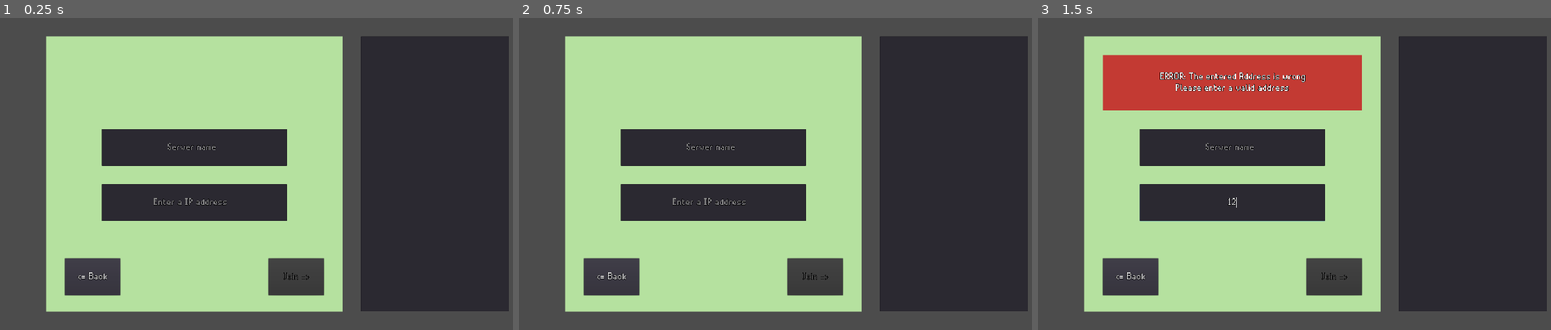
Above: before the commit, frames 1-3 (left to right).
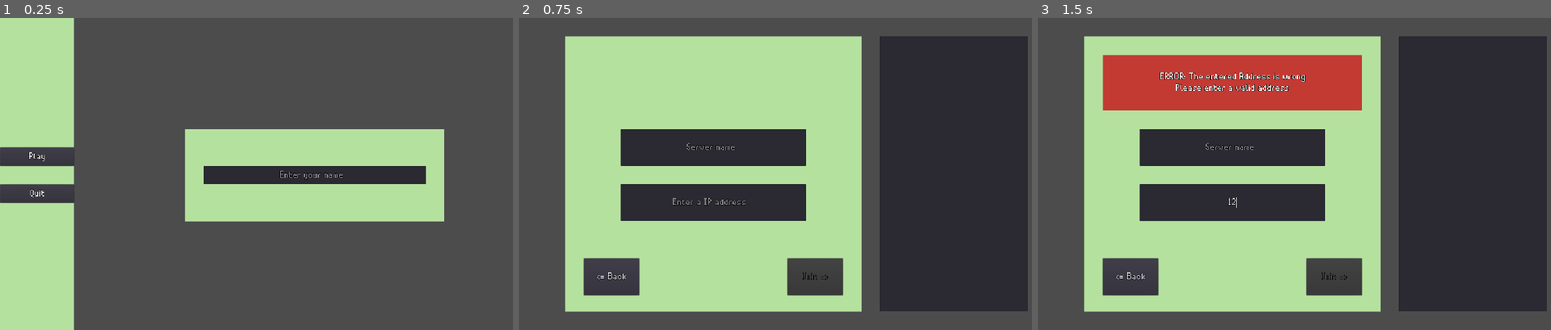
Above: after the commit, the same moments.

Repository: YoAMIOT/Boattle
Game: Godot game, scene res://scenes/UI/MainMenu.tscn
Two runs of this game, one before a commit and one after it. Both use one fixed random seed, a clock stepped at 60 frames per second and the inputs below.
Inputs (mouse positions are in pixels of both pictures, inside the frame that each line leads up to):
- Up to frame 1 (0.25 s): no input
- Up to frame 2 (0.75 s): click (554, 155) at 0.5 s, where only the run after the commit has a clickable "Play"
- Up to frame 3 (1.5 s): click (1232, 202) at 1.27 s; type "12" at 1.35 s

The runs differ from the first frame. In frame 1, 77% of the frame differs, in the area x 0-100%, y 0-100%; in frame 2, nothing differs; in frame 3, nothing differs.

Commit message:
Server List is now showing saved servers

Diff:
--- a/Boattle/scenes/UI/MainMenu.tscn
+++ b/Boattle/scenes/UI/MainMenu.tscn
@@ -28,7 +28,6 @@
 }
 
 [node name="Menu" type="Control" parent="."]
-visible = false
 anchor_right = 1.0
 anchor_bottom = 1.0
 __meta__ = {
@@ -90,6 +89,7 @@
 }
 
 [node name="ServerMenu" type="Control" parent="."]
+visible = false
 anchor_right = 1.0
 anchor_bottom = 1.0
 __meta__ = {
@@ -205,7 +205,7 @@
 "_edit_use_anchors_": false
 }
 
-[node name="Server List" type="ItemList" parent="ServerMenu"]
+[node name="ServerList" type="ItemList" parent="ServerMenu"]
 anchor_right = 1.0
 anchor_bottom = 1.0
 margin_left = 1248.0
@@ -281,7 +281,7 @@
 position = Vector2( 960, 576 )
 scale = Vector2( 85.3333, 85.3333 )
 frames = SubResource( 1 )
-frame = 2
+frame = 7
 playing = true
 
 [node name="SuccessTimer" type="Timer" parent="Connecting"]
--- a/Boattle/scripts/MainMenu.gd
+++ b/Boattle/scripts/MainMenu.gd
@@ -8,6 +8,7 @@
 
 func _ready():
 	get_node("Menu/PlayerName").text = DataManager.playerName;
+	fillServerList();
 	regex.compile("\\b(25[0-5]|2[0-4][0-9]|[01]?[0-9][0-9]?)\\.(25[0-5]|2[0-4][0-9]|[01]?[0-9][0-9]?)\\.(25[0-5]|2[0-4][0-9]|[01]?[0-9][0-9]?)\\.(25[0-5]|2[0-4][0-9]|[01]?[0-9][0-9]?)\\b");
 	var _signalFailedConnect = Server.connect("failedToConnect", self, "onConnectionFailed");
 	var _signalSuccessConnect = Server.connect("successfullyConnected", self, "onConnectionSuccess");
@@ -39,6 +40,7 @@
 			get_node("ServerMenu").visible = false;
 			get_node("Connecting").visible = true;
 			get_node("Connecting/TimeOutTimer").start();
+			refreshServerList();
 
 
 
@@ -111,3 +113,13 @@
 			get_node("ServerMenu/JoinButton").disabled = false;
 		else:
 			get_node("ServerMenu/JoinButton").disabled = true;
+
+
+
+func fillServerList():
+	for s in DataManager.ipDictionnary:
+		get_node("ServerMenu/ServerList").add_item(s);
+
+func refreshServerList():
+	get_node("ServerMenu/ServerList").clear();
+	fillServerList();
Not shown, changed: Boattle/.mono/metadata/ide_messaging_meta.txt
